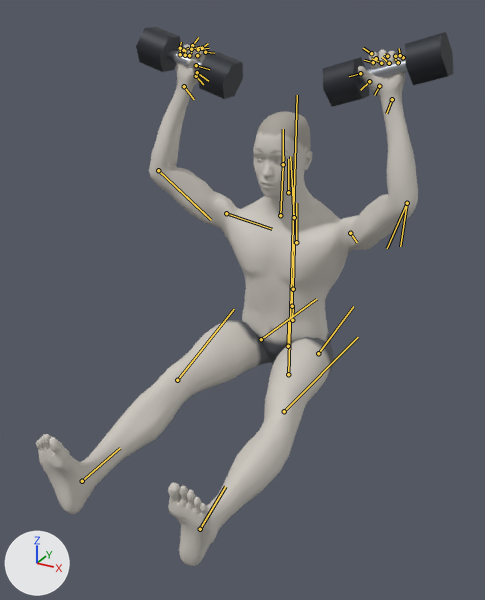
Two versions of the glTF model exports/dumbbell-z-press.glb, one commit apart.
The view is the same before and after, from a 50 mm lens placed at (0.879, -1.945, 1.229), pointed at (0.071, -0.476, 0.495). Lighting does not change. The marker at lower left points along +X, +Y and +Z. The picture after the commit comes second. Both versions are drawn at frame 91 of the action 'dumbbell-z-press'; the numbers are the values there. The bones that change, and the others that lie on the model, are drawn over the model as lines.
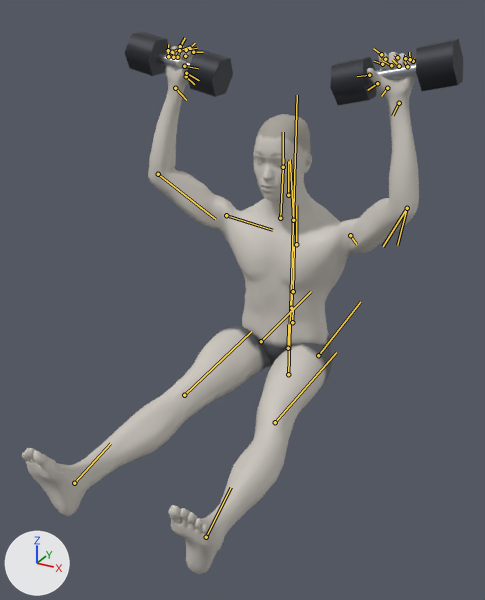
ob_dbl_right is not drawn itself; it is the parent of ob_mesh_1, ob_mesh_2, ob_mesh_3.
ob_dbr_right is not drawn itself; it is the parent of ob_mesh_4, ob_mesh_5, ob_mesh_6.

Boxes [x1, y1, x2, y2] around the edits, measured in the pictures (485 x 600 px):
'Mesh_0', posed
    before: [36, 44, 418, 566]
    after: [22, 45, 419, 574]
'Mesh_3', posed
    before: [405, 32, 454, 85]
    after: [416, 39, 463, 91]
'Mesh_5', posed
    before: [198, 52, 243, 99]
    after: [187, 51, 233, 97]
'Mesh_2', posed
    before: [323, 57, 369, 107]
    after: [330, 57, 377, 105]
'Mesh_6', posed
    before: [136, 27, 181, 72]
    after: [125, 32, 169, 76]
'Mesh_1', posed (15% shorter)
    before: [359, 59, 408, 84]
    after: [368, 63, 417, 84]
'Mesh_4', posed (mostly hidden)
    before: [168, 49, 202, 68]
    after: [157, 52, 191, 69]
bone 'pelvis', root to tip
    before: (288, 346) to (288, 322)
    after: (288, 348) to (288, 324)
bone 'upperarm_l', root to tip
    before: (350, 233) to (357, 242)
    after: (350, 235) to (356, 244)
bone 'lowerarm_l', root to tip
    before: (407, 203) to (400, 246)
    after: (407, 208) to (397, 245)
bone 'upperarm_r', root to tip
    before: (226, 213) to (272, 229)
    after: (226, 215) to (272, 230)
bone 'lowerarm_r', root to tip
    before: (158, 170) to (206, 215)
    after: (158, 174) to (209, 214)
bone 'thigh_l', root to tip
    before: (318, 353) to (353, 306)
    after: (318, 355) to (360, 302)
bone 'calf_l', root to tip
    before: (284, 411) to (358, 337)
    after: (275, 422) to (336, 352)
bone 'foot_l', root to tip
    before: (200, 529) to (225, 486)
    after: (206, 537) to (231, 487)
bone 'thigh_r', root to tip
    before: (261, 339) to (316, 299)
    after: (261, 341) to (311, 291)
bone 'calf_r', root to tip
    before: (177, 380) to (234, 309)
    after: (184, 395) to (251, 331)
bone 'foot_r', root to tip
    before: (82, 481) to (120, 448)
    after: (74, 483) to (110, 443)

What the commit changed:
Bone 'pelvis' (bone_pelvis) moves from (0.008, -0.855, 0.0) to (0.008, -0.863, 0.0).
Bone 'upperarm_l' (bone_upperarm_l) turns from (20, -27, 110) to (20, -26, 109) degrees about its own x, y and z.
Bone 'lowerarm_l' (bone_lowerarm_l) turns from (11, -29, 11) to (12, -26, 8) degrees about its own x, y and z.
Bone 'upperarm_r' (bone_upperarm_r) turns from (-20, 27, 110) to (-20, 26, 109) degrees about its own x, y and z.
Bone 'lowerarm_r' (bone_lowerarm_r) turns from (-11, 29, 11) to (-12, 26, 8) degrees about its own x, y and z.
Bone 'thigh_l' (bone_thigh_l) turns from (4, 6, 90) to (1, 6, 85) degrees about its own x, y and z.
Bone 'calf_l' (bone_calf_l) turns from (-10, 0, -8) to (-2, 0, 2) degrees about its own x, y and z.
Bone 'foot_l' (bone_foot_l) turns from (12, -4, 0) to (7, -2, -14) degrees about its own x, y and z.
Bone 'thigh_r' (bone_thigh_r) turns from (-4, -6, 90) to (-1, -6, 85) degrees about its own x, y and z.
Bone 'calf_r' (bone_calf_r) turns from (10, 0, -8) to (2, 0, 2) degrees about its own x, y and z.
Bone 'foot_r' (bone_foot_r) turns from (-12, 4, 0) to (-7, 2, -14) degrees about its own x, y and z.
